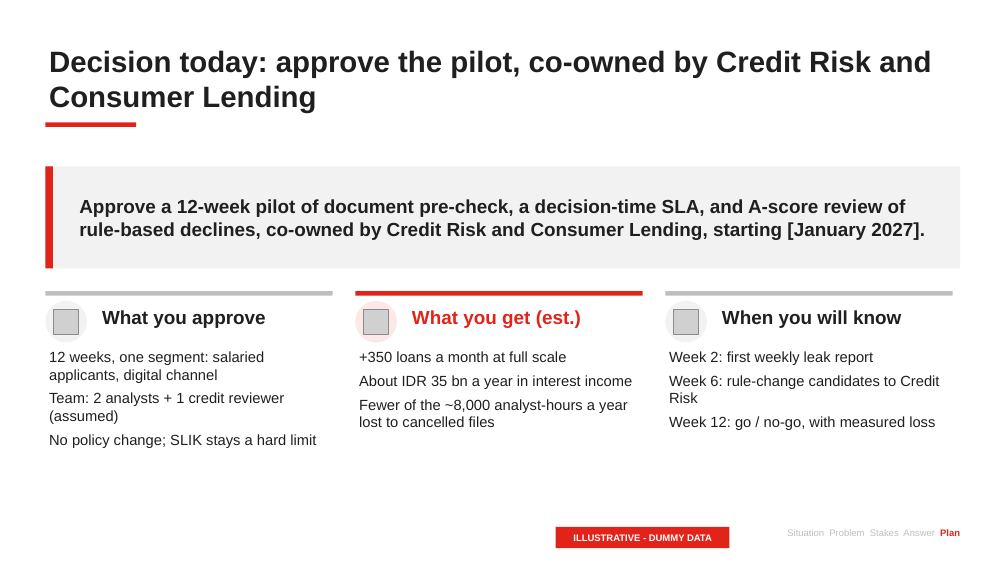
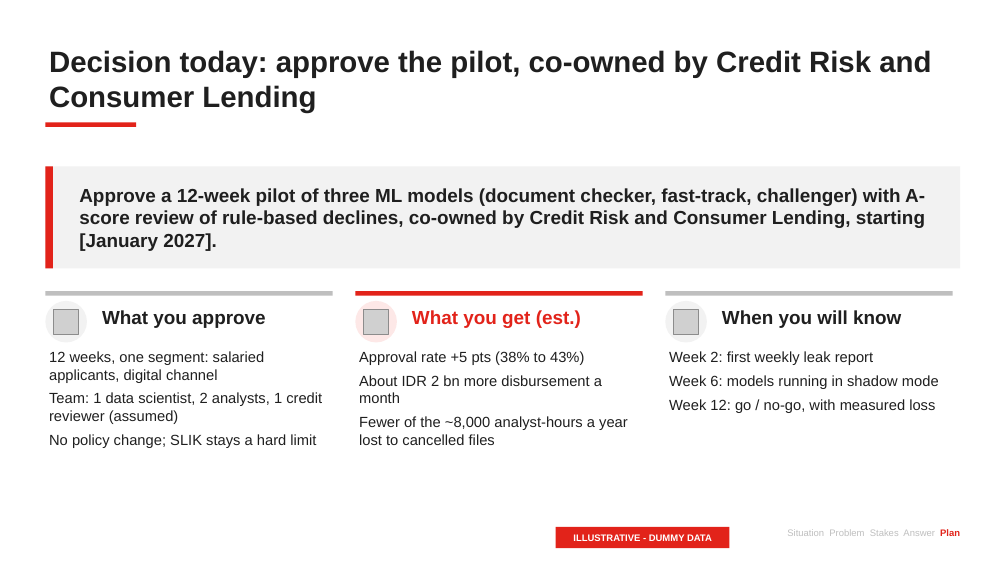
Before and after one commit to Mamel-lop/pstack-loki, a slide deck: slide 19 of decks/ocbc-unsecured-pl/deck.pptx (slide 16 before the commit). Drawn at 1008x567 pixels with LibreOffice and Linux fonts; fonts in the diff are those of the drawing; grey boxes stand for pictures. Boxes give left, top, right and bottom in pixels: in the first picture for what was removed or moved away, otherwise in the second. Text is boxed around its words. In the diff, an @@ line names an element or a change of style, - is before the commit and + after.

```diff
--- a/decks/ocbc-unsecured-pl/deck.pptx
+++ b/decks/ocbc-unsecured-pl/deck.pptx
@@ text at (x1=79, y1=188, x2=925, y2=251): text changed @@
-Approve a 12-week pilot of document pre-check, a decision-time SLA, and A-score review of rule-based declines, co-owned by Credit Risk and Consumer Lending, starting [January 2027].
+Approve a 12-week pilot of three ML models (document checker, fast-track, challenger) with A-score review of rule-based declines, co-owned by Credit Risk and Consumer Lending, starting [January 2027].
@@ text at (x1=359, y1=351, x2=602, y2=403): text changed @@
-+350 loans a month at full scale
-About IDR 35 bn a year in interest income
+Approval rate +5 pts (38% to 43%)
+About IDR 2 bn more disbursement a month
@@ text at (x1=669, y1=375, x2=939, y2=389): text changed @@
-Week 6: rule-change candidates to Credit Risk
+Week 6: models running in shadow mode
@@ text at (x1=49, y1=392, x2=322, y2=424): text changed @@
-Team: 2 analysts + 1 credit reviewer (assumed)
+Team: 1 data scientist, 2 analysts, 1 credit reviewer (assumed)
```
Also in this commit, not shown: 8 other slides changed, 3 slides added, 27 other files.
